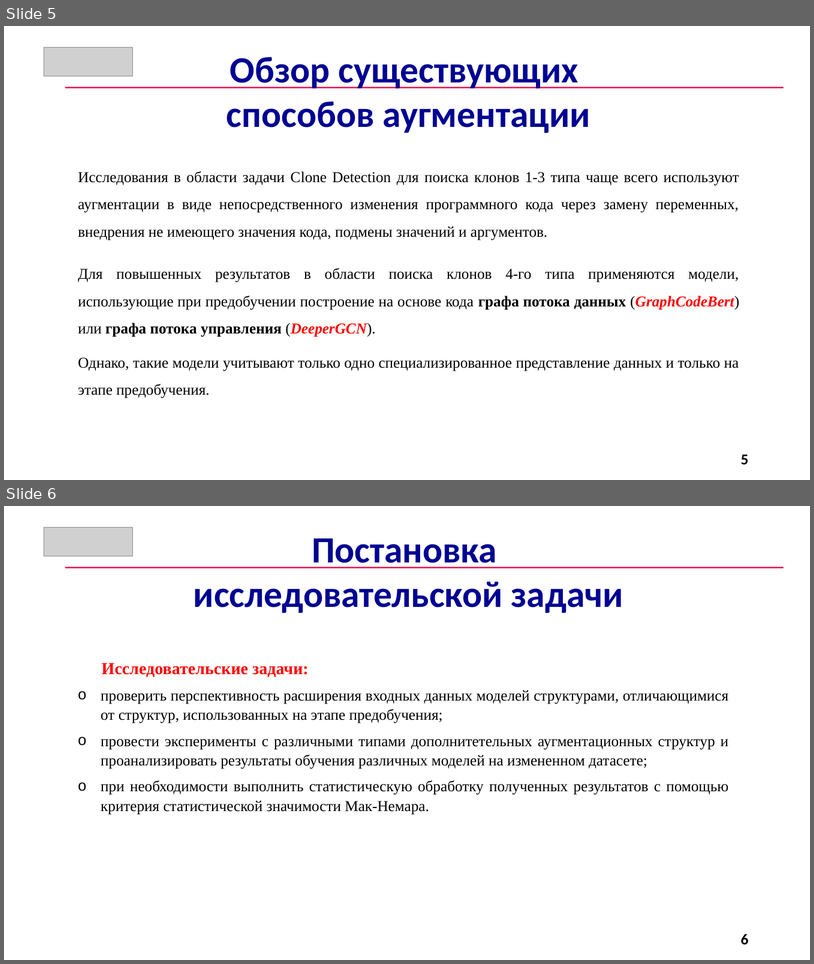
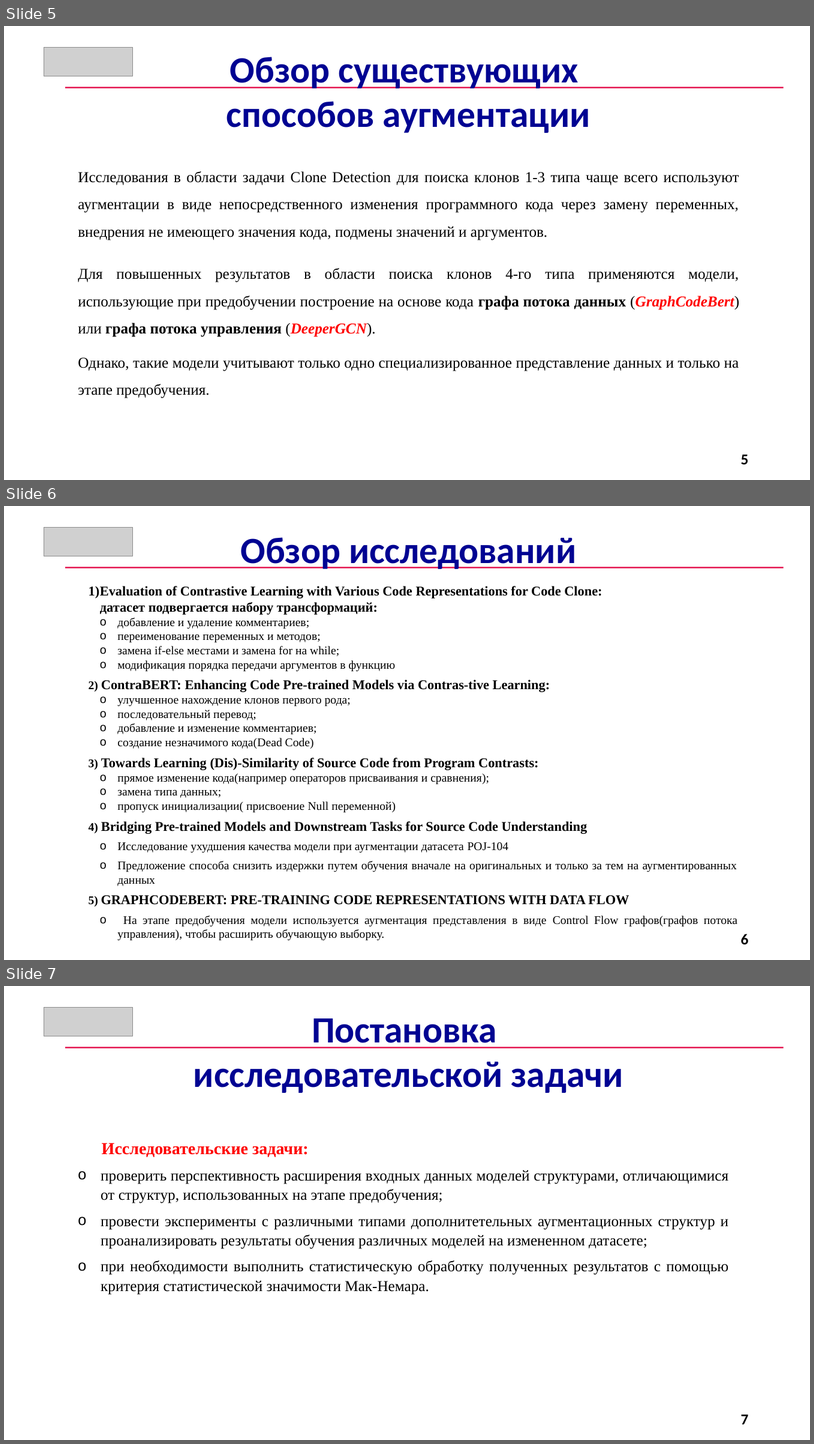
Before and after one commit to SlivnyiArtem/Samsung_Clones, a slide deck: Сливный_презентация_Детекция клонов в исходном коде.pptx. Shown one above the other, each under a label of ours: slides 5 and 6 before the commit, slides 5, 6 and 7 after it. The pictures are 814x964 and 814x1444 pixels, drawn with LibreOffice and Linux fonts; fonts in the diff are those of the drawing; grey boxes stand for pictures. Boxes give left, top, right and bottom in pixels: in the first picture for what was removed or moved away, otherwise in the second. Text is boxed around its words. In the diff, an @@ line names an element or a change of style, - is before the commit and + after.

```diff
--- a/Сливный_презентация_Детекция клонов в исходном коде.pptx
+++ b/Сливный_презентация_Детекция клонов в исходном коде.pptx
@@ slide 6 added at <box>4,506,810,960</box>, background #FFFFFF @@
@@ picture added at <box>44,527,133,556</box> @@
@@ text added at <box>240,537,576,569</box>, 44 pt, text #000392, bold @@
+Обзор исследований
@@ rectangle added at <box>65,567,784,568</box>, fill #E20443 @@
@@ text added at <box>89,586,738,940</box>, 14 pt, text #000000 @@
+1) Evaluation of Contrastive Learning with Various Code Representations for Code Clone:
+датасет подвергается набору трансформаций:
+o добавление и удаление комментариев;
+o переименование переменных и методов;
+o замена if-else местами и замена for на while;
+o модификация порядка передачи аргументов в функцию
+2) ContraBERT: Enhancing Code Pre-trained Models via Contras-tive Learning:
+o улучшенное нахождение клонов первого рода;
+o последовательный перевод;
+o добавление и изменение комментариев;
+o создание незначимого кода(Dead Code)
+3) Towards Learning (Dis)-Similarity of Source Code from Program Contrasts:
+o прямое изменение кода(например операторов присваивания и сравнения);
+o замена типа данных;
+o пропуск инициализации( присвоение Null переменной)
+4) Bridging Pre-trained Models and Downstream Tasks for Source Code Understanding
+o Исследование ухудшения качества модели при аугментации датасета POJ-104
+o Предложение способа снизить издержки путем обучения вначале на оригинальных и только за тем на аугментированных данных
+5) GRAPHCODEBERT: PRE-TRAINING CODE REPRESENTATIONS WITH DATA FLOW
+o На этапе предобучения модели используется аугментация представления в виде Control Flow графов(графов потока управления), чтобы расширить обучающую выборку.
@@ page number added at <box>741,933,749,944</box>, 18 pt, text #000000, bold @@
+6
@@ what was slide 6 is now slide 7 @@
@@ page number at <box>741,1414,749,1424</box>: text changed @@
-6
+7
```
Also in this commit, not shown: 1 slide changed, 1 other file.
